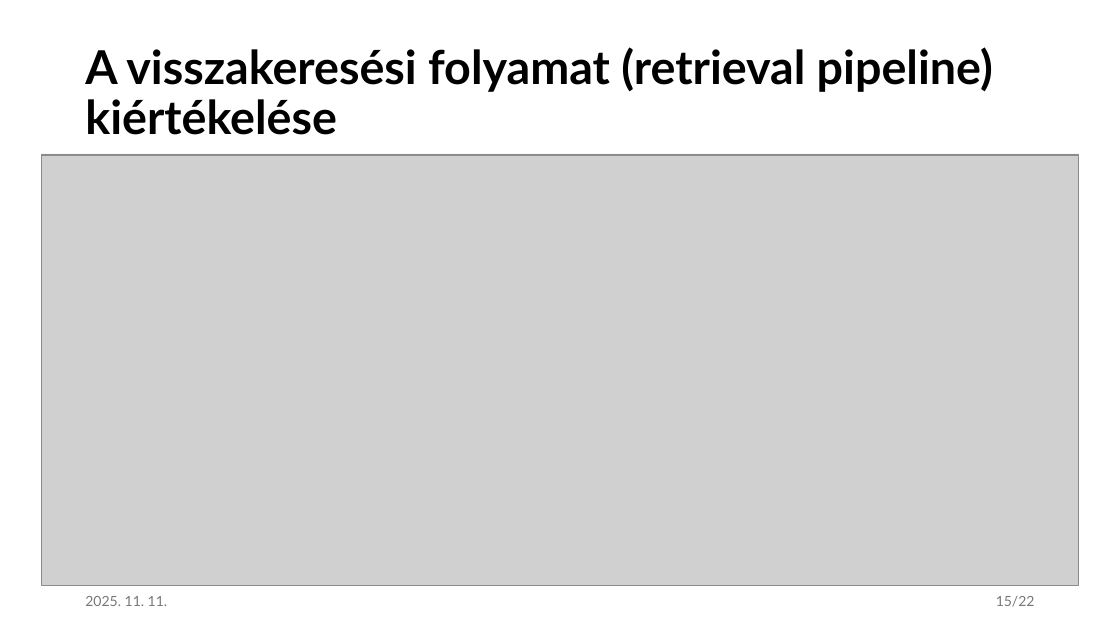
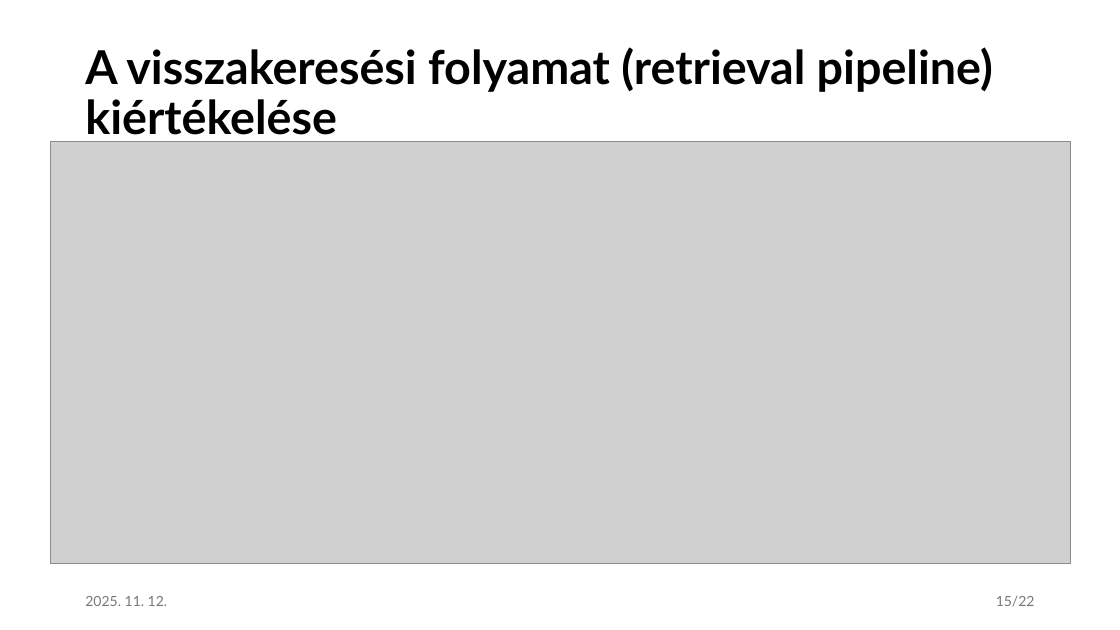
Before and after one commit to czotterbenedek/rag-onlineclustering-optimization, a slide deck: slide 15 of tdk/CzotterBenedek_TDK_javitott.pptx. Drawn at 1120x630 pixels with LibreOffice and Linux fonts; fonts in the diff are those of the drawing; grey boxes stand for pictures. Boxes give left, top, right and bottom in pixels: in the first picture for what was removed or moved away, otherwise in the second. Text is boxed around its words. In the diff, an @@ line names an element or a change of style, - is before the commit and + after.

```diff
--- a/tdk/CzotterBenedek_TDK_javitott.pptx
+++ b/tdk/CzotterBenedek_TDK_javitott.pptx
@@ picture: place and size @@
-picture at bbox=[41, 154, 1079, 584]
+picture at bbox=[50, 141, 1070, 564]
@@ picture: place and size @@
-picture at bbox=[41, 155, 1079, 586]
+picture at bbox=[50, 141, 1070, 564]
@@ text at bbox=[85, 596, 168, 606]: text changed @@
-2025. 11. 11.
+2025. 11. 12.
```
Also in this commit, not shown: 18 other slides changed, 1 other file.
